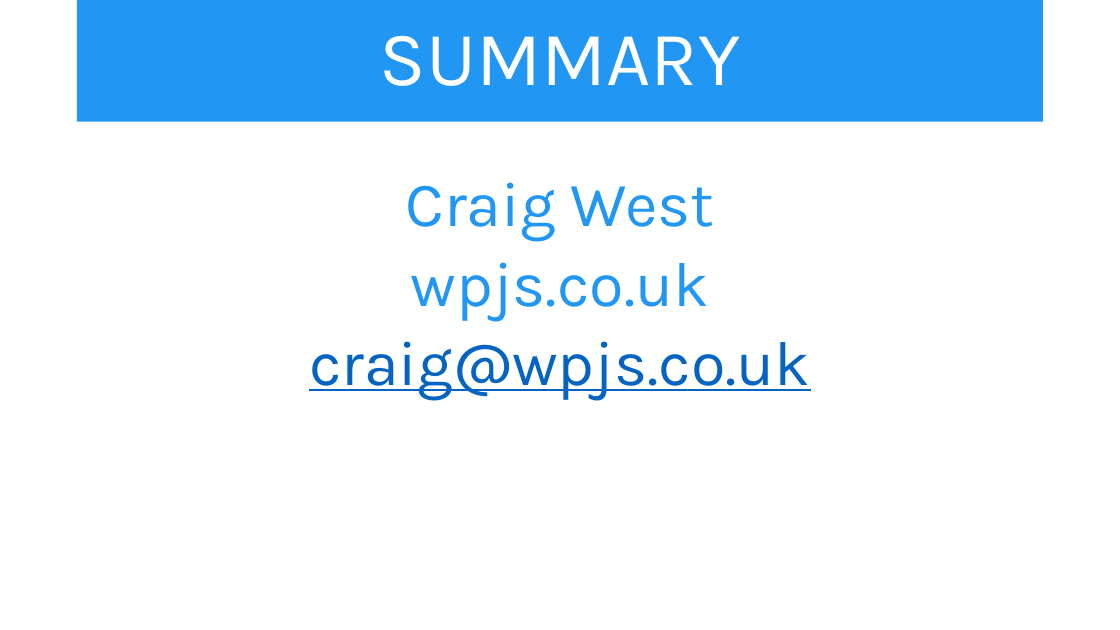
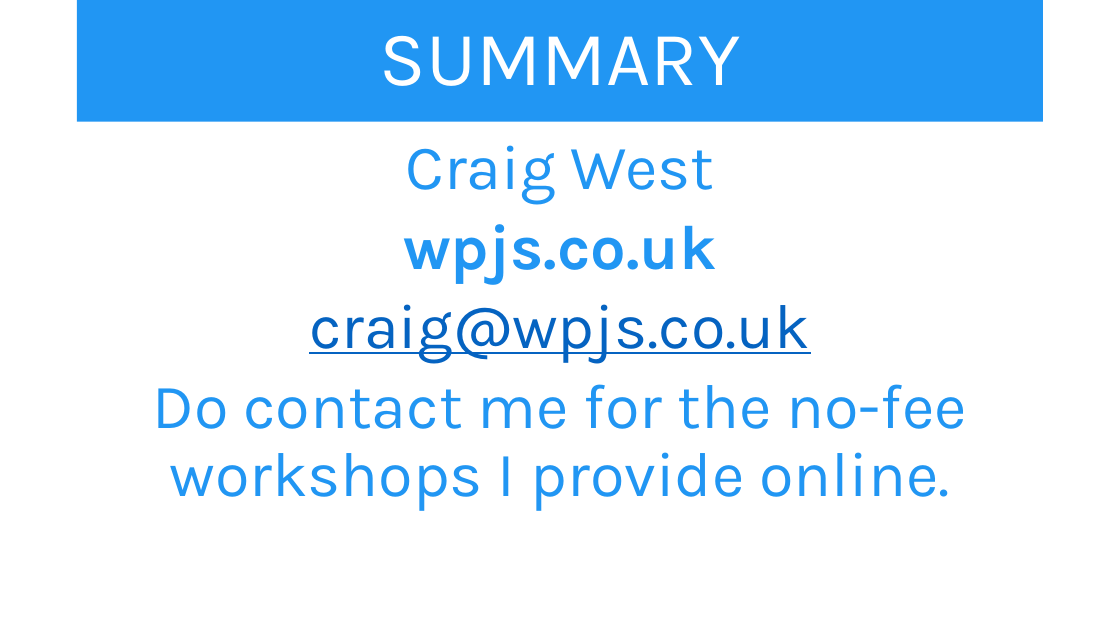
Before and after one commit to aniWeyn/pwa, a slide deck: slide 10 of PWA.pptx (slide 9 before the commit). Drawn at 1120x630 pixels with LibreOffice and Linux fonts; fonts in the diff are those of the drawing. Boxes give left, top, right and bottom in pixels: in the first picture for what was removed or moved away, otherwise in the second. Text is boxed around its words. In the diff, an @@ line names an element or a change of style, - is before the commit and + after.

```diff
--- a/PWA.pptx
+++ b/PWA.pptx
@@ text "Craig West" moved from (x1=309, y1=182, x2=810, y2=401) to (x1=152, y1=145, x2=966, y2=511) @@
@@ text at (x1=403, y1=224, x2=716, y2=284): bold on in "wpjs.co.uk" @@
@@ text at (x1=152, y1=384, x2=966, y2=511): paragraph added @@
+Do contact me for the no-fee workshops I provide online.
```
Also in this commit, not shown: 5 other slides changed, 2 slides added, 1 slide removed, 2 other files.
